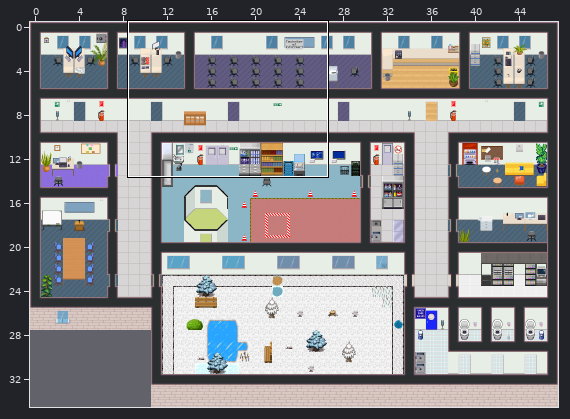
A Tiled map (JSON) gets an edit: map.tmj. Above, an overview of the earlier version with the close-up marked.
Close-up. As it was:
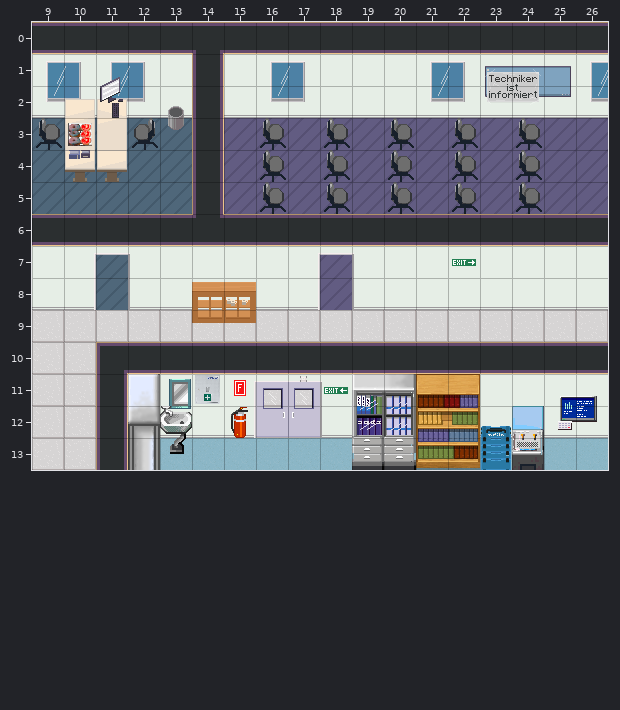
Cells are 32x32 px. Shown: x 9..26, y 0..13. The commit also changed other parts of the map, which this record leaves out.
Once edited:
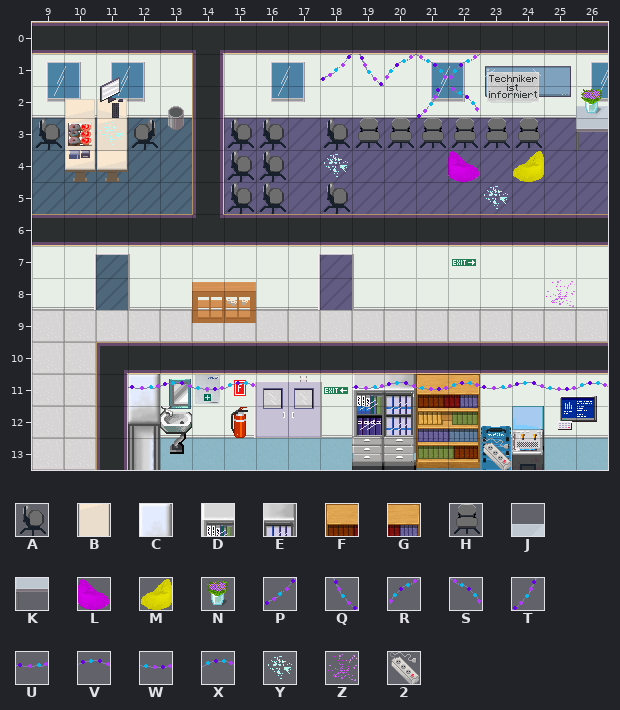
Key: from "Chunk 1": A 191, B 192, C 212, D 213, E 214, F 215, G 216, H 255; from "Chunk 2": J 44, K 47, L 50 flipped left-right, M 51, N 102, P 123, Q 124, R 125, S 126, T 127, U 128, V 129, W 130, X 131, Y 158, Z 159, 2 160.
_ is an empty cell.
Tiles of an added or newly shown layer are drawn over the layers below it.
What changed:
Layer "inventory_1" (now hidden):
y 3: x 11 B -> _; x 20 A -> _; x 22 A -> _; x 24 A -> _
y 4: x 18 A -> _; x 20 A -> _; x 22 A -> _; x 24 A -> _
y 5: x 20 A -> _; x 22 A -> _; x 24 A -> _
y 11: x 12 C -> _; x 19..22 DEFG -> ____
Layer "party_inventory_1" (now shown):
y 2: x 26 _ -> J
y 3: x 11 _ -> B; x 15 _ -> A; x 19..24 ______ -> HHHHHH; x 26 _ -> K
y 4: x 15 _ -> A; x 22 _ -> L; x 24 _ -> M
y 5: x 15 _ -> A
y 11: x 12 _ -> C; x 19..22 ____ -> DEFG
Layer "party_inventory_2" (now shown):
y 2: x 26 _ -> N
Layer "party_inventory_3" (now shown):
y 1: x 18..22 _____ -> PQRSR
y 2: x 21..22 __ -> TS
y 11: x 12..15 ____ -> UVWX; x 19..26 ________ -> UVWXUVWX
Layer "objects_front":
y 3: x 11 _ -> Y
y 4: x 18 _ -> Y
y 5: x 23 _ -> Y
y 8: x 25 _ -> Z
y 13: x 23 _ -> 2
